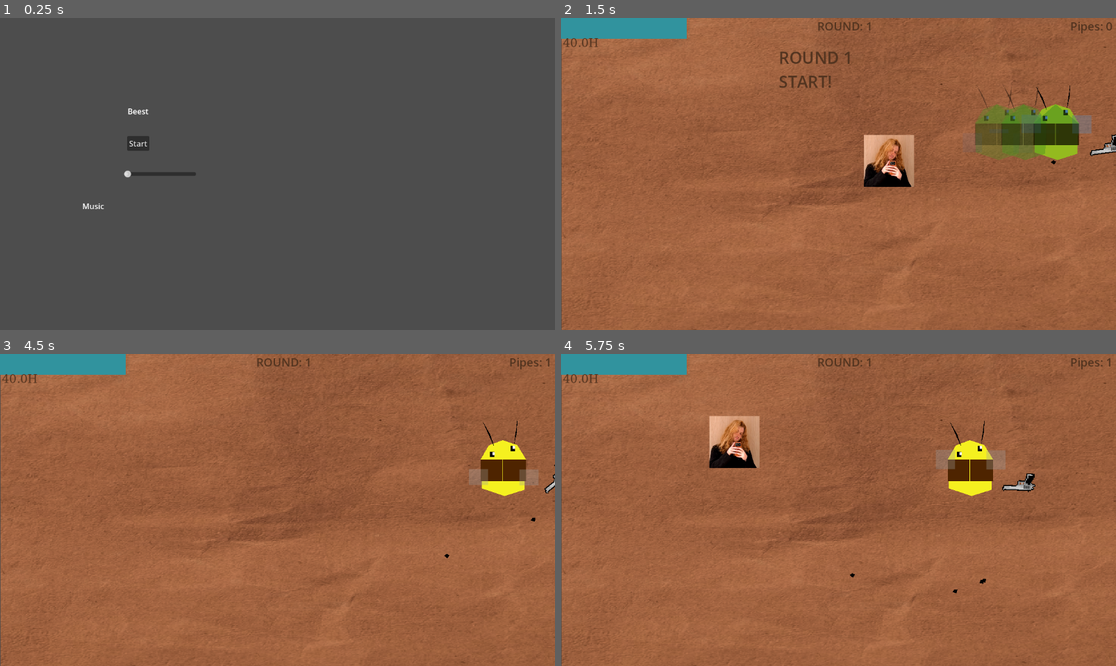
Above: before the commit, frames 1-4 (two rows, left to right).
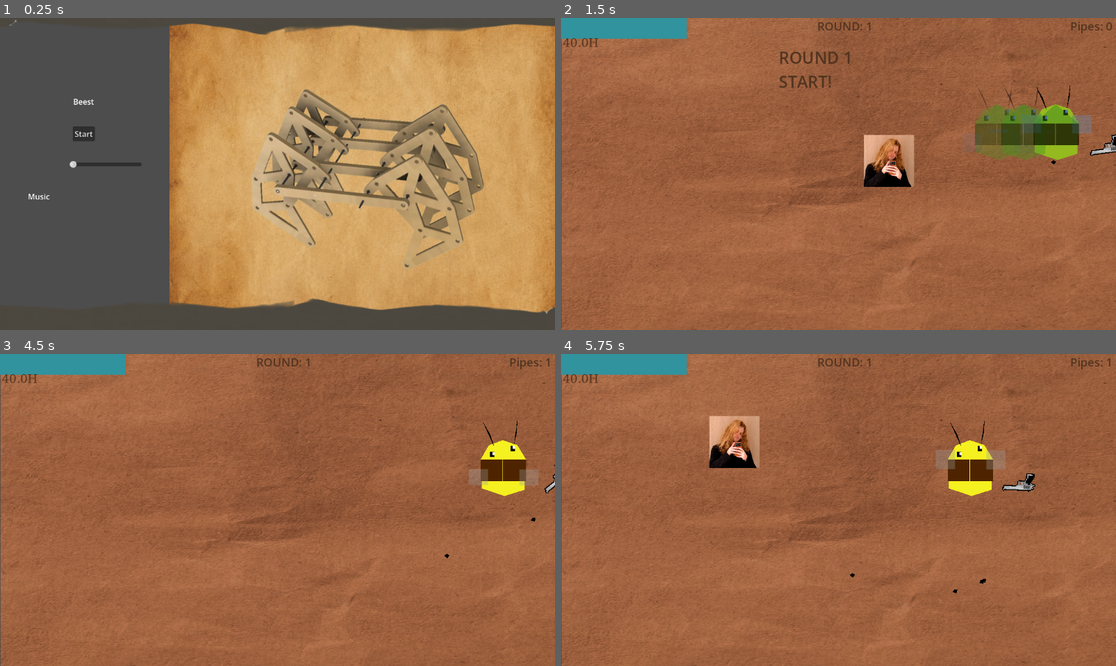
Above: after the commit, the same moments.

Repository: omarwaelppmm-a11y/real-dot
Game: Godot game, scene res://main_menu.tscn
Two runs of this game, one before a commit and one after it. Both use one fixed random seed, a clock stepped at 60 frames per second and the inputs below.
Inputs (mouse positions are in pixels of both pictures, inside the frame that each line leads up to):
- Up to frame 1 (0.25 s): no input
- Up to frame 2 (1.5 s): click "Start" at 0.5 s; tap Enter at 1.25 s; move the mouse to (960, 158) at 1.27 s; hold Right (ui_right) from 1.28 s (still down); tap Shift (dash) at 1.35 s; click (960, 158) at 1.42 s
- Up to frame 3 (4.5 s): tap Tab (toggle_shop) at 1.52, 1.82, 2.27, 2.57, 3.77, 4.07 s; move the mouse to (166, 525) at 2.02 s; release Right (ui_right) at 2.03 s; hold Down (ui_down) 2.03-2.78 s; click (166, 525) at 2.1 s; move the mouse to (333, 441) at 2.77 s; hold Right (ui_right) 2.78-3.53 s; tap Alt at 2.85 s; tap Space at 3.5 s; move the mouse to (249, 572) at 3.52 s; hold Up (ui_up) 3.53-4.28 s; tap Shift (dash) at 3.6 s; click (249, 572) at 3.67 s; move the mouse to (444, 556) at 4.27 s; press the mouse at (444, 556) at 4.28 s; hold Left (ui_left) from 4.28 s (still down)
- Up to frame 4 (5.75 s): keep holding Left (ui_left); tap Tab (toggle_shop) at 4.52, 4.82, 5.27, 5.57 s; move the mouse to (672, 463) at 5.02 s; release the mouse at (672, 463) at 5.03 s; tap Alt at 5.1 s

The runs differ from the first frame. In frame 1, 63% of the frame differs, in the area x 1-100%, y 0-95%; in frame 2, nothing differs; in frame 3, less than 0.1%; in frame 4, nothing differs.

Commit message:
Polished
did try a lot of variations for the background until i found a good one and still editing the main meny but just a small part remains and then i will fnish the game

Diff:
--- /dev/null
+++ b/avatar_texture.gd
@@ -0,0 +1,10 @@
+extends TextureRect
+
+func _ready():
+	var tween = create_tween().set_loops()
+	var original_y = position.y
+	var move_distance = 15.0
+	var duration = 2.0
+
+	tween.tween_property(self, "position:y", original_y + move_distance, duration).set_trans(Tween.TRANS_SINE).set_ease(Tween.EASE_IN_OUT)
+	tween.tween_property(self, "position:y", original_y, duration).set_trans(Tween.TRANS_SINE).set_ease(Tween.EASE_IN_OUT)
--- /dev/null
+++ b/main_menu.gdshader
@@ -0,0 +1,14 @@
+shader_type canvas_item;
+
+void vertex() {
+	// Called for every vertex the material is visible on.
+}
+
+void fragment() {
+	// Called for every pixel the material is visible on.
+}
+
+//void light() {
+//	// Called for every pixel for every light affecting the CanvasItem.
+//	// Uncomment to replace the default light processing function with this one.
+//}
--- a/main_menu.tscn
+++ b/main_menu.tscn
@@ -1,6 +1,32 @@
 [gd_scene format=3 uid="uid://4qk4a2akc560"]
 
 [ext_resource type="Script" uid="uid://byno40assevvg" path="res://main_menu.gd" id="1_06t4h"]
+[ext_resource type="Texture2D" uid="uid://bp8uoduiyg5sb" path="res://Assets/background.png" id="2_jix8l"]
+[ext_resource type="Script" uid="uid://cuetsrnuafc0n" path="res://avatar_texture.gd" id="3_fu7sn"]
+[ext_resource type="Texture2D" uid="uid://20ubdioxekev" path="res://Assets/avatar again.png" id="3_glbon"]
+[ext_resource type="Texture2D" uid="uid://bxut27nab2klq" path="res://Assets/backkkc_back-removebg-preview (1).png" id="5_glbon"]
+
+[sub_resource type="Shader" id="Shader_fu7sn"]
+code = "shader_type canvas_item;
+
+uniform float speed = 1.0;
+uniform float height_amplitude = 0.0;
+uniform float vertical_scale_amplitude = 0.01;
+
+void vertex() {
+	float wave = sin(TIME * speed);
+	float smooth_wave = sign(wave) * pow(abs(wave), 0.7);
+
+	VERTEX.y += smooth_wave * height_amplitude;
+
+	VERTEX.y *= 1.0 + (smooth_wave * vertical_scale_amplitude);
+}"
+
+[sub_resource type="ShaderMaterial" id="ShaderMaterial_jix8l"]
+shader = SubResource("Shader_fu7sn")
+shader_parameter/speed = 2.0
+shader_parameter/height_amplitude = 12.0
+shader_parameter/vertical_scale_amplitude = 0.03
 
 [node name="MainMenu" type="Control" unique_id=1333538615 node_paths=PackedStringArray("start_button", "volume_slider")]
 layout_mode = 3
@@ -56,9 +82,41 @@
 custom_minimum_size = Vector2(150, 0)
 layout_mode = 2
 
+[node name="TextureRect" type="TextureRect" parent="HBoxContainer/LeftMenuArea" unique_id=871820641]
+layout_mode = 2
+
 [node name="RightAvatarArea" type="CenterContainer" parent="HBoxContainer" unique_id=790777890]
 layout_mode = 2
 size_flags_horizontal = 3
+size_flags_stretch_ratio = 0.0
+
+[node name="background" type="TextureRect" parent="HBoxContainer/RightAvatarArea" unique_id=426908745]
+clip_contents = true
+custom_minimum_size = Vector2(800, 650)
+layout_mode = 2
+size_flags_stretch_ratio = 0.0
+texture = ExtResource("2_jix8l")
+expand_mode = 2
 
 [node name="AvatarTexture" type="TextureRect" parent="HBoxContainer/RightAvatarArea" unique_id=710958074]
+material = SubResource("ShaderMaterial_jix8l")
+clip_contents = true
+custom_minimum_size = Vector2(800, 700)
 layout_mode = 2
+texture = ExtResource("3_glbon")
+expand_mode = 2
+stretch_mode = 3
+flip_h = true
+script = ExtResource("3_fu7sn")
+
+[node name="BackkkcBackRemovebgPreview(1)" type="Sprite2D" parent="." unique_id=1662160359]
+position = Vector2(574.6807, 695)
+rotation = 4.712389
+scale = Vector2(1, 1.1287177)
+texture = ExtResource("5_glbon")
+
+[node name="BackkkcBackRemovebgPreview(1)2" type="Sprite2D" parent="." unique_id=158249915]
+position = Vector2(629.32996, -76.99999)
+rotation = 1.5707964
+scale = Vector2(1, 1.2033077)
+texture = ExtResource("5_glbon")
Binary file added: Assets/Screenshot 2026-06-18 192808.png
Not shown, added: Assets/Screenshot 2026-06-18 192808.png.import
Binary file added: Assets/Screenshot 2026-06-18 195444.png
Not shown, added: Assets/Screenshot 2026-06-18 195444.png.import
Binary file added: Assets/Screenshot 2026-06-18 195806.png
Not shown, added: Assets/Screenshot 2026-06-18 195806.png.import
Binary file added: Assets/Screenshot 2026-06-18 195954.png
Not shown, added: Assets/Screenshot 2026-06-18 195954.png.import
Binary file added: Assets/avatar again.png
Not shown, added: Assets/avatar again.png.import
Binary file added: Assets/background.png
Not shown, added: Assets/background.png.import
(and 12 more such lines)
